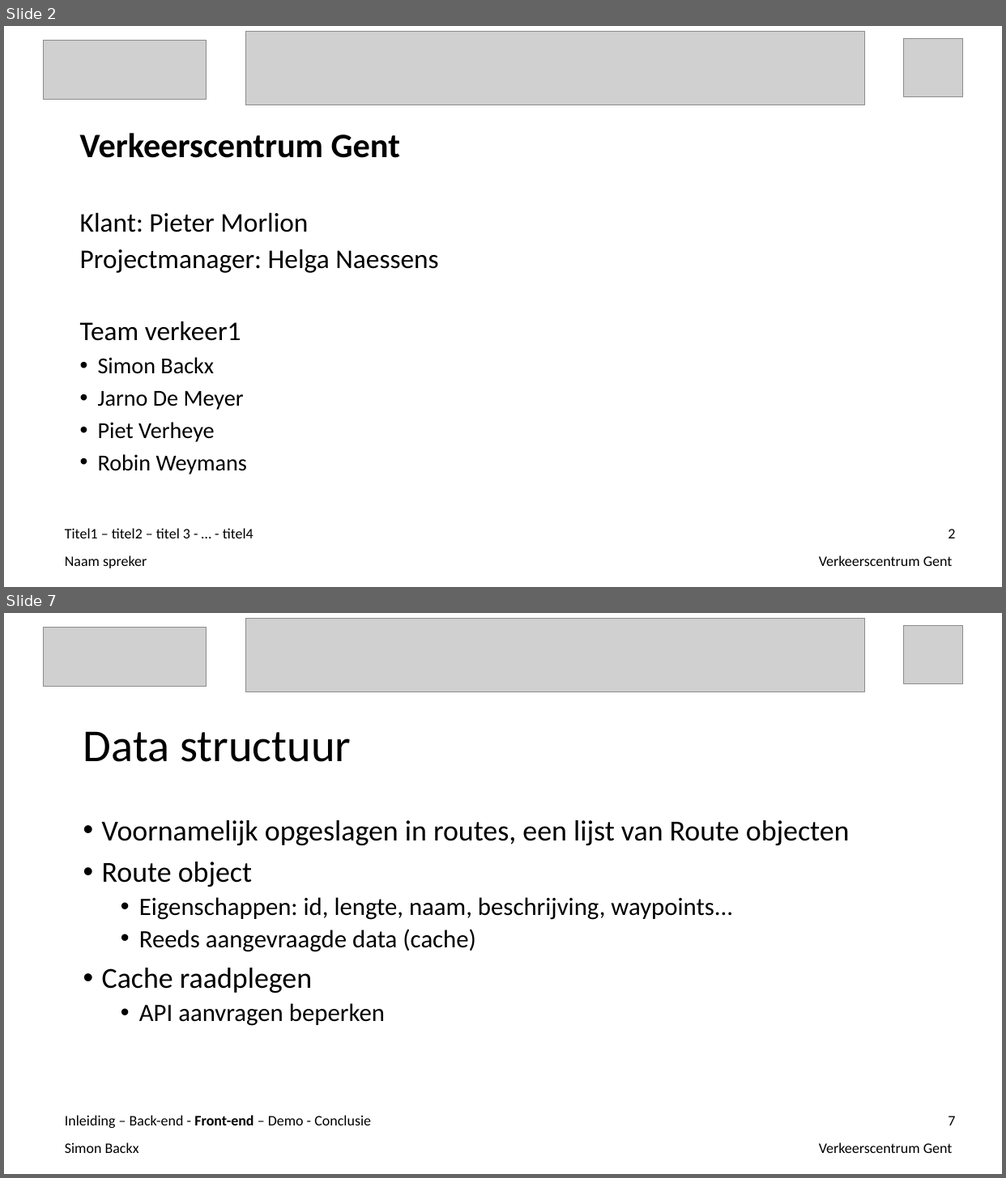
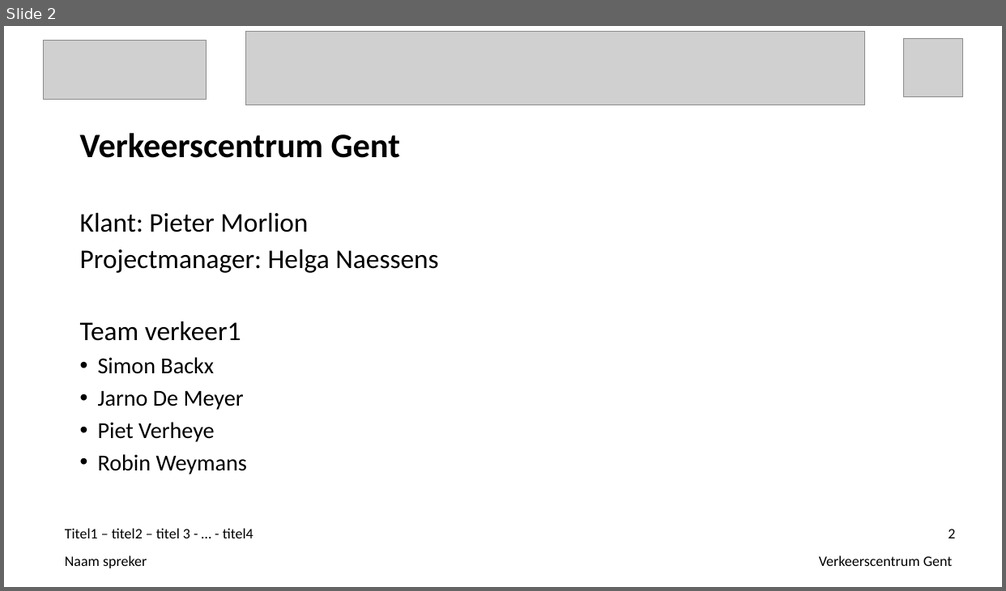
Before and after one commit to ghentlivinglab/Traffic-Travel-Time-Analyzer-1, a slide deck: Einddocumentatie/Presentatie.ppt. Shown one above the other, each under a label of ours: slides 2 and 7 before the commit, slide 2 after it; the slides between them are not shown. The pictures are 1006x1178 and 1006x591 pixels, drawn with LibreOffice and Linux fonts; fonts in the diff are those of the drawing; grey boxes stand for pictures. Boxes give left, top, right and bottom in pixels: in the first picture for what was removed or moved away, otherwise in the second. Text is boxed around its words. In the diff, an @@ line names an element or a change of style, - is before the commit and + after.

```diff
--- a/Einddocumentatie/Presentatie.ppt
+++ b/Einddocumentatie/Presentatie.ppt
@@ slide 7 removed at bbox=[4, 613, 1002, 1174], background #FFFFFF @@
@@ picture removed at bbox=[43, 628, 206, 687] @@
@@ picture removed at bbox=[245, 618, 865, 692] @@
@@ picture removed at bbox=[903, 625, 962, 684] @@
@@ title removed at bbox=[83, 731, 351, 762] @@
-Data structuur
@@ text removed at bbox=[102, 820, 850, 1026] @@
-• Voornamelijk opgeslagen in routes, een lijst van Route objecten
-• Route object
-  • Eigenschappen: id, lengte, naam, beschrijving, waypoints...
-  • Reeds aangevraagde data (cache)
-• Cache raadplegen
-  • API aanvragen beperken
@@ text removed at bbox=[65, 1115, 371, 1128] @@
-Inleiding – Back-end - Front-end – Demo - Conclusie
@@ page number removed at bbox=[948, 1116, 955, 1126] @@
-7
@@ text removed at bbox=[65, 1143, 139, 1153] @@
-Simon Backx
@@ text removed at bbox=[819, 1143, 953, 1153] @@
-Verkeerscentrum Gent
```
Also in this commit, not shown: 1 slide changed, 3 slides added, 10 other slides removed.
